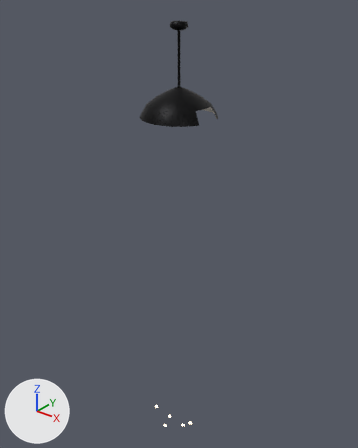
The FBX model Assets/_Game/Art/Props/PRP_CeilingLamp_Broken.fbx, before and after one commit.
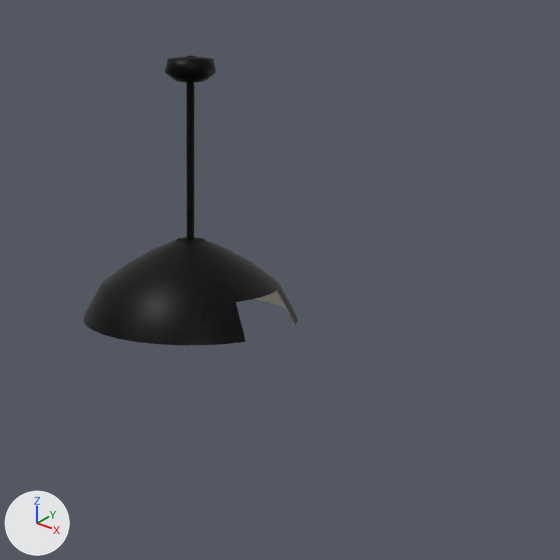
Each version is shown whole from a camera (50 mm lens) standing at (1.769, -2.212, 0.178) and looking at (-0.053, 0.066, -1.235), then close up on the part from 31% to 88% of the width and 0% to 46% of the height. The axes (+X, +Y, +Z) are drawn at lower left. The lights are the same throughout. The last two pictures show the newer version. Where no turn or scale is listed for an object, it has been applied to the vertices.

Objects in the first close-up: 'Lamp_Rod', 'Lamp_Shade'.
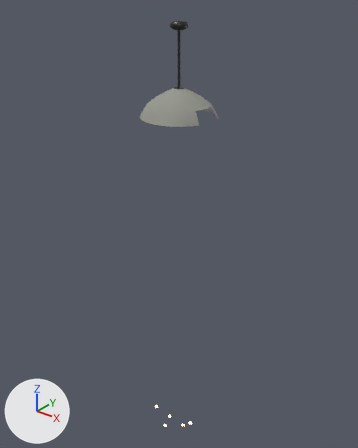
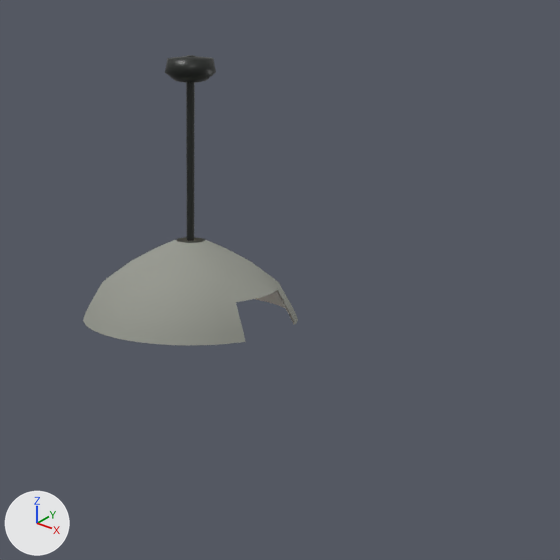
The change, as a diff of the scene's bpy script:
```diff
--- a/Assets/_Game/Art/Props/PRP_CeilingLamp_Broken.fbx.py
+++ b/Assets/_Game/Art/Props/PRP_CeilingLamp_Broken.fbx.py
@@ mat_mat_mv_lampshadeouter @@
+mat_mat_mv_lampshadeouter = principled_material('MAT_MV_LampShadeOuter')
+mat_mat_mv_lampshadeouter.base_color = (0.3, 0.31, 0.27)  # grey #95978e
+mat_mat_mv_lampshadeouter.roughness = 0.78
@@ me_lamp_shade_mesh @@
 me_lamp_shade_mesh.from_pydata(...)  # 340 vertices, 272 faces; spans x -0.225..0.208, y -0.225..0.225, z -0.51..-0.35
 # used by ob_lamp_shade; location = (0.0, 0.0, 0.0)
+# me_lamp_shade_mesh part 1: all 152 faces that had it switch from mat_mat_metal_dark to mat_mat_mv_lampshadeouter (grey #95978e)
 me_lamp_shade_mesh.materials.append(mat_mat_lampshade_inner)
```

What differs and where, as boxes (x1, y1, x2, y2) in the close-ups (560 x 560 px):
part 1 of me_lamp_shade_mesh, recoloured (lighter)
    both: (83, 237, 298, 345)
